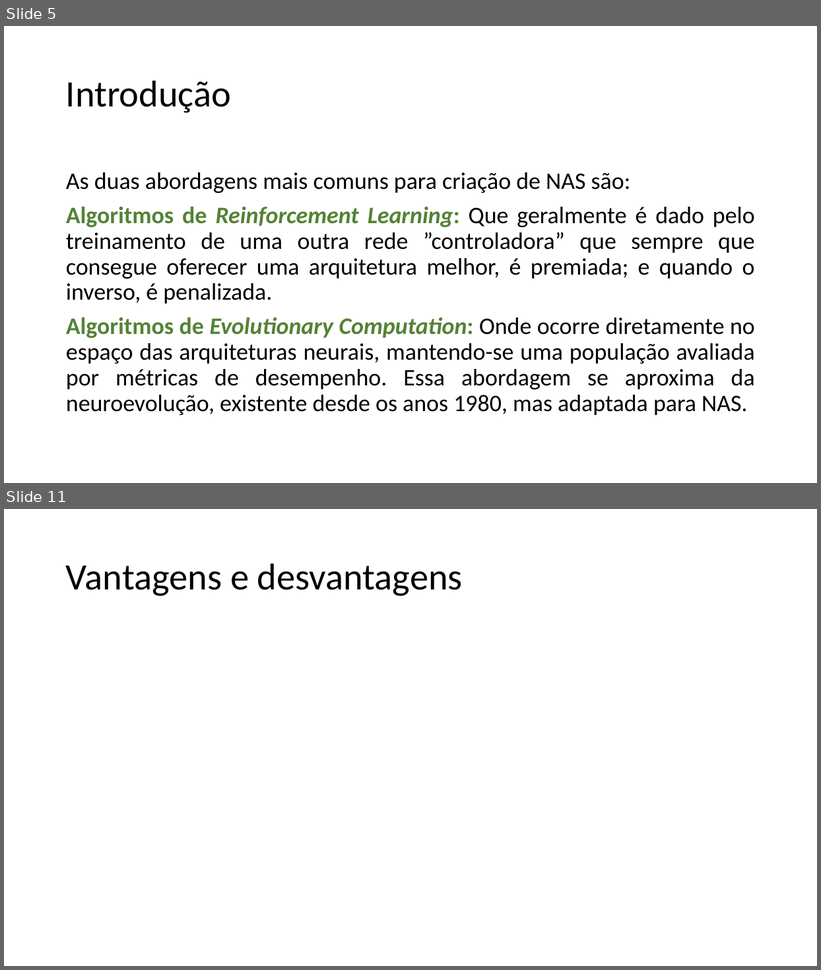
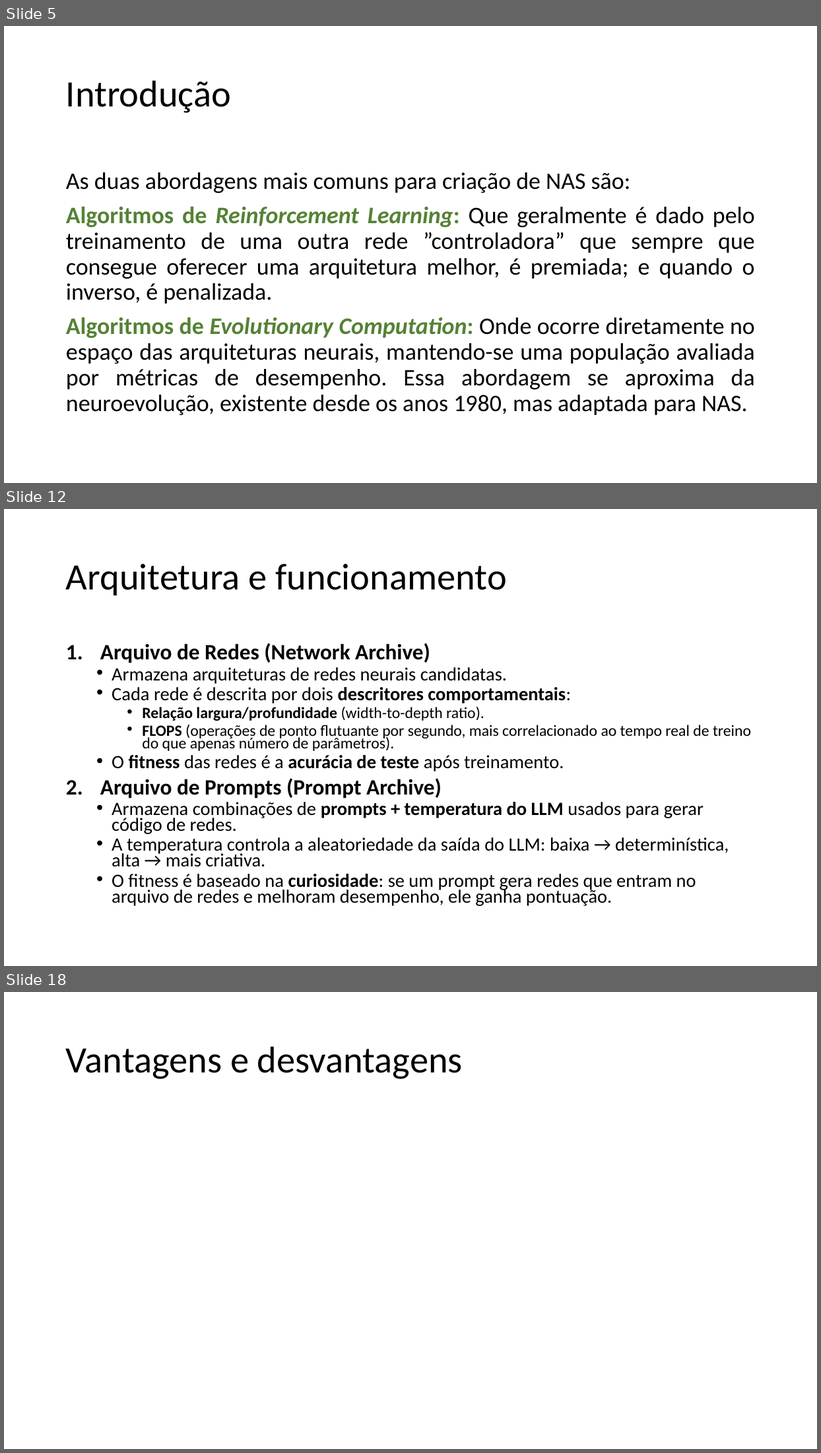
Before and after one commit to guerrato/guerrato_967_tp558, a slide deck: seminarios/TP558_LLM_QD.pptx. Shown one above the other, each under a label of ours: slides 5 and 11 before the commit, slides 5, 12 and 18 after it; the slides between them are not shown. The pictures are 821x970 and 821x1453 pixels, drawn with LibreOffice and Linux fonts; fonts in the diff are those of the drawing. Boxes give left, top, right and bottom in pixels: in the first picture for what was removed or moved away, otherwise in the second. Text is boxed around its words. In the diff, an @@ line names an element or a change of style, - is before the commit and + after.

Commit message:
Preparing slides - Fundamentação, Arquitetura e treinamento

```diff
--- a/seminarios/TP558_LLM_QD.pptx
+++ b/seminarios/TP558_LLM_QD.pptx
@@ slide 12 added at box(4, 509, 817, 966), background #FFFFFF @@
@@ title added at box(66, 564, 507, 595), 44 pt, text #000000 @@
+Arquitetura e funcionamento
@@ text added at box(100, 643, 751, 906), 22.2 pt, text #000000 @@
+1. Arquivo de Redes (Network Archive)
+  • Armazena arquiteturas de redes neurais candidatas.
+  • Cada rede é descrita por dois descritores comportamentais:
+    • Relação largura/profundidade (width-to-depth ratio).
+    • FLOPS (operações de ponto flutuante por segundo, mais correlacionado ao tempo real de treino do que apenas número de parâmetros).
+  • O fitness das redes é a acurácia de teste após treinamento.
+2. Arquivo de Prompts (Prompt Archive)
+  • Armazena combinações de prompts + temperatura do LLM usados para gerar código de redes.
+  • A temperatura controla a aleatoriedade da saída do LLM: baixa → determinística, alta → mais criativa.
+  • O fitness é baseado na curiosidade: se um prompt gera redes que entram no arquivo de redes e melhoram desempenho, ele ganha pontuação.
@@ what was slide 11 is now slide 18 @@
```
Also in this commit, not shown: 4 slides changed, 7 other slides added, 1 slide removed.
